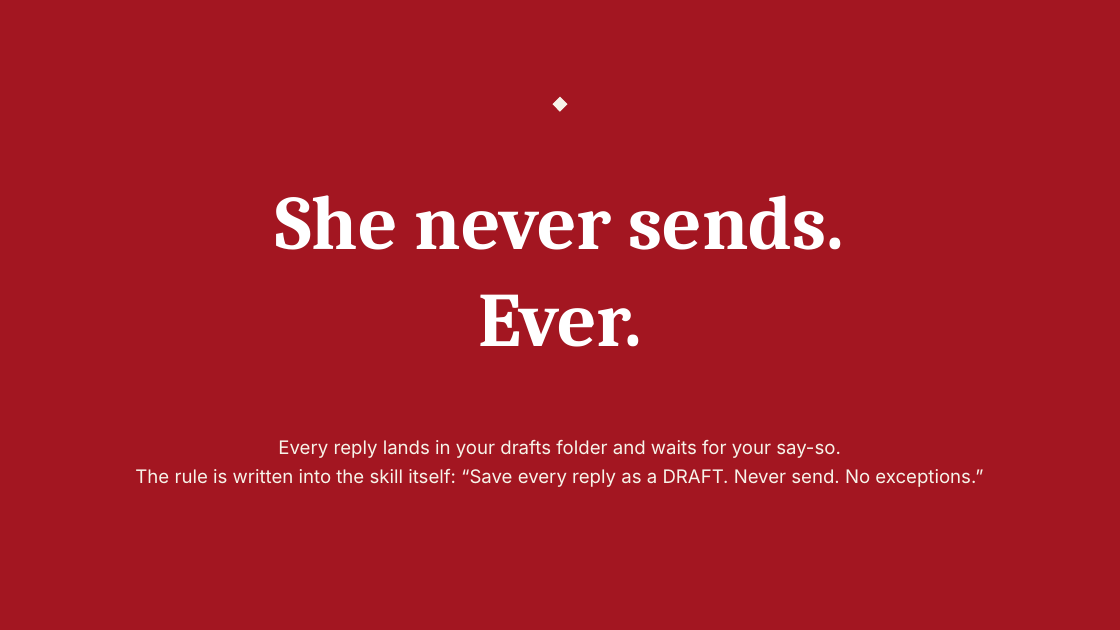
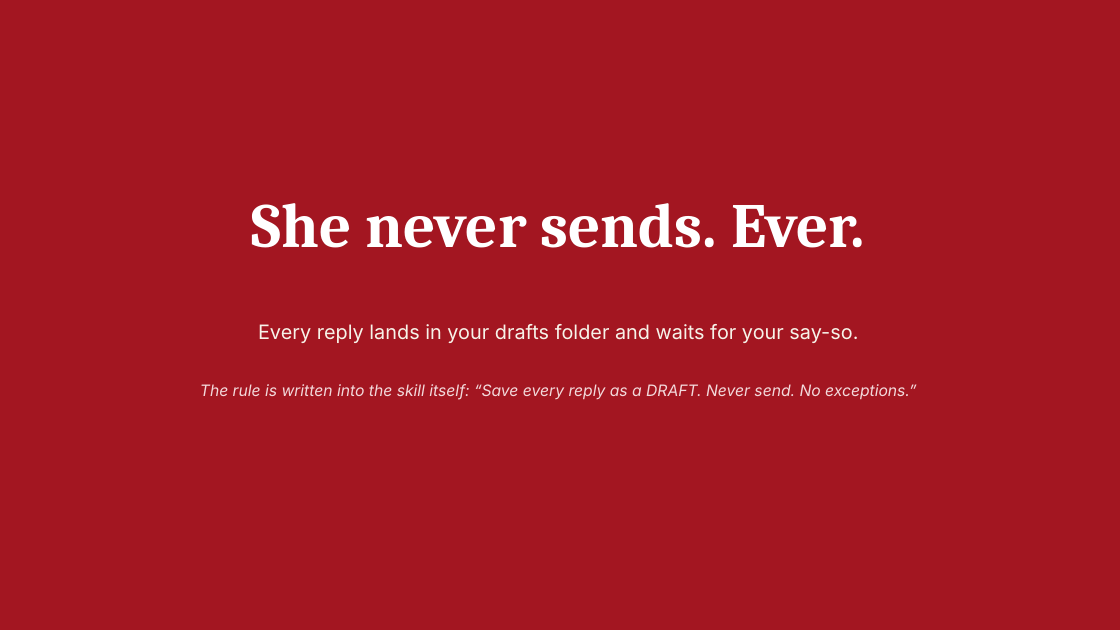
Before and after one commit to denisekgosnell/Donna, a slide deck: slide 15 of assets/build-your-own-donna.pptx (slide 10 before the commit). Drawn at 1120x630 pixels with LibreOffice and Linux fonts; fonts in the diff are those of the drawing. Boxes give left, top, right and bottom in pixels: in the first picture for what was removed or moved away, otherwise in the second. Text is boxed around its words. In the diff, an @@ line names an element or a change of style, - is before the commit and + after.

```diff
--- a/assets/build-your-own-donna.pptx
+++ b/assets/build-your-own-donna.pptx
@@ diamond removed at (553,97,568,112) @@
@@ text at (252,203,865,248): text changed; size 66 to 54 pt @@
-She never sends.
-Ever.
+She never sends. Ever.
@@ text added at (258,324,858,343), 17 pt, text #F7F3E9 @@
+Every reply lands in your drafts folder and waits for your say-so.
@@ text "The rule is written into ...": place and size @@
-text "The rule is written into ..." at (135,440,983,487)
+text "The rule is written into ..." at (200,384,916,400)
@@ text "The rule is written into ..." at (200,384,916,400): size 16 to 13.5 pt, text colour #F7F3E9 to #F3D9DB, italic on; line spacing 1.3 to 1 @@
@@ text at (278,440,841,458): paragraph removed @@
-Every reply lands in your drafts folder and waits for your say-so.
```
Also in this commit, not shown: 13 other slides changed, 7 slides added, 9 other files.
